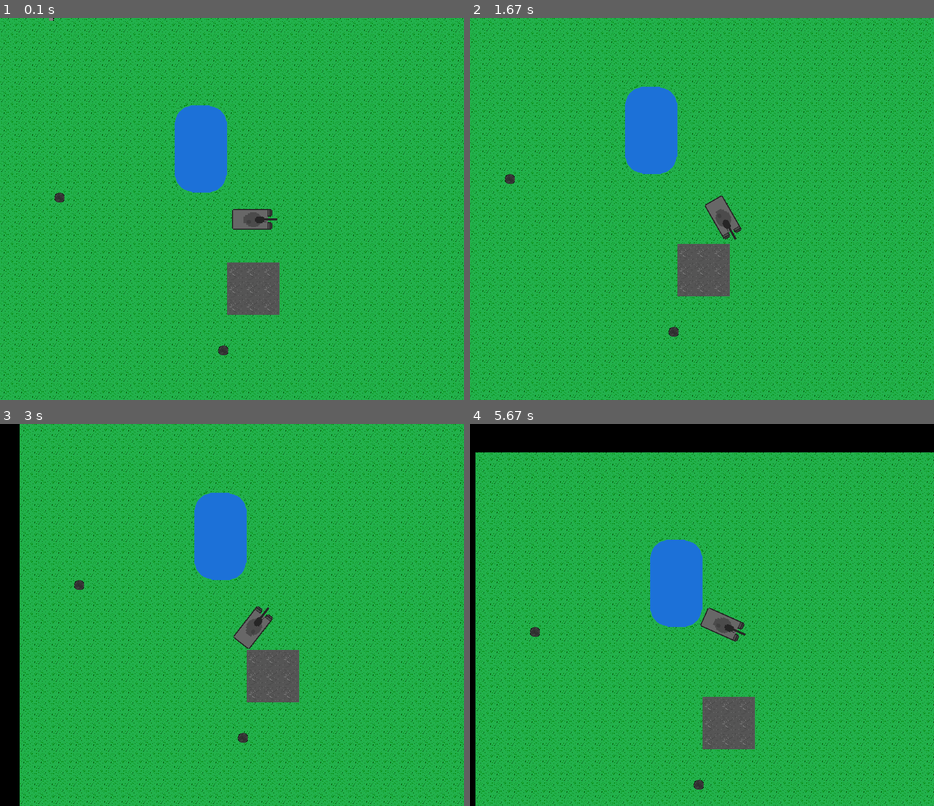
Above: before the commit, frames 1-4 (two rows, left to right).
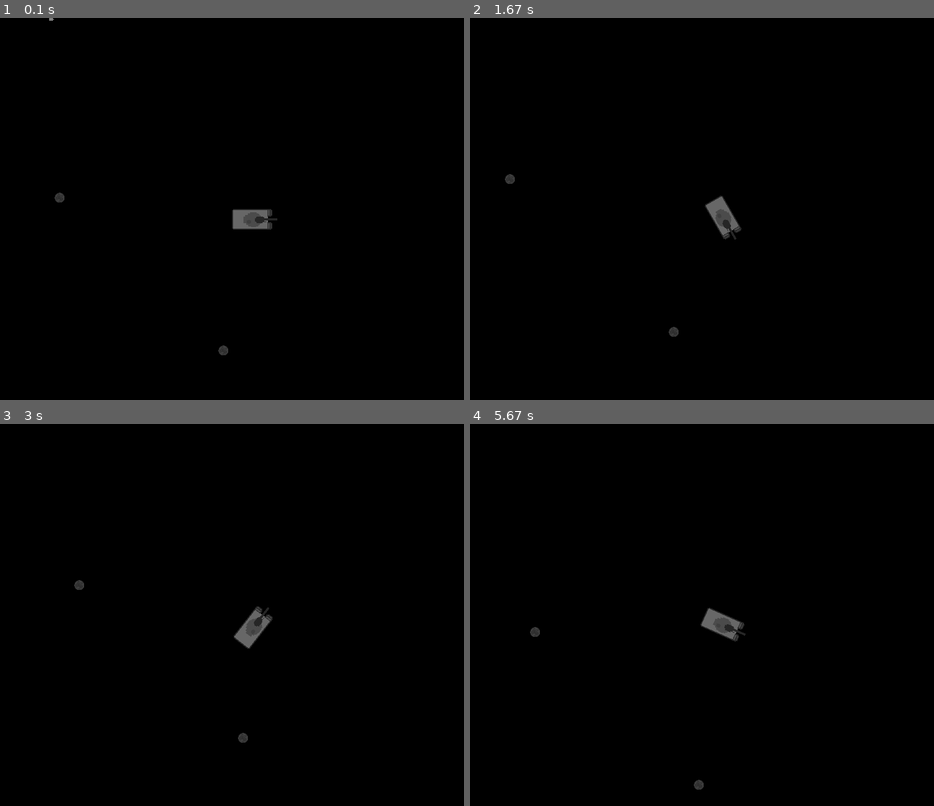
Above: after the commit, the same moments.

Repository: andrew-karppinen/pygame-simple-object
Game: pygame game, started from example.py
Two runs of this game, one before a commit and one after it. Both use one fixed random seed, a clock stepped at 60 frames per second and the inputs below.
Inputs:
- Up to frame 1 (0.1 s): no input
- Up to frame 2 (1.67 s): hold Right 0.33-0.8 s; hold Up 0.83-1.13 s; hold Right 1.17-1.63 s
- Up to frame 3 (3 s): hold Left 1.67-2.2 s; tap T at 1.82 s; hold Down 2.23-2.53 s; hold Left 2.57-2.97 s
- Up to frame 4 (5.67 s): hold Up 3-3.37 s; tap T at 3.15, 4.62 s; hold Right 3.4-4.03 s; hold Down 4.07-4.43 s; hold Left 4.47-4.93 s; hold Right 4.97-5.43 s; hold Up from 5.47 s (still down)

The runs differ from the first frame. In frame 1, 99% of the frame differs, in the area x 0-100%, y 0-100%; in frame 2, 99%; in frame 3, 95%; in frame 4, 91%.

Commit message:
incomplete!!! not working!!!
Update tilemap system
save tileset and tilesize in class variable

Diff:
--- a/example.py
+++ b/example.py
@@ -22,10 +22,11 @@
 
 objectslist = [mine,mine2,bullet,tank,map]
 
+
+
 AddCollision(tank,map) #add collisions
 AddCollision(tank,[mine,mine2])
 tank.AddCamera([mine,mine2,map])
-
 
 
 left = False
--- a/pygamesimpleobject/tile_class.py
+++ b/pygamesimpleobject/tile_class.py
@@ -1,40 +1,65 @@
 import pygame
 
 class Tile:
-    def __init__(self, image=None, object_size_x: int = 1, object_size_y: int = 1, position_x: int = 0,position_y: int = 0):  # constructor
+    #class variables
+    tileset = []
+
+    tilesize = (32,32) #x,y default: 32,32
+
+
+    def __init__(self, tilenumber, position_x: int = 0,position_y: int = 0):  # constructor
         self.position_x_ = position_x #screen position
         self.position_y_ = position_y
 
         self.coordinate_x_ = 0 #moving coordinate system
         self.coordinate_y_ = 0
         self.collision_objects_ = []
-        self.SetImage(image,object_size_x,object_size_y) #sets object image and object size
+
+        self.tilenumber_ = 0
+
+        Tile.tileset.insert(0,pygame.Surface(Tile.tilesize))
+
+
+        self.SetImage(tilenumber)  # sets object image and object size
 
         self.map_object_ = True # object is map
         self.map_setup_ = None #1 = no collision, 2 = collision,3 = layer 2(draw last, no collision)
         self.UpdateRect()
 
 
-    def SetImage(self,image = None,object_size_x:int = None,object_size_y:int = None):
 
-        if image != None: #if image given
-            self.image_ = image
-            self.original_image_  = image #used image rotation
+    def SetImage(self,tilenumber):
+
+        '''
+        Change tileimage
+        indexing start from 1
+        0 is noneimage
+        '''
 
 
-            self.object_size_y_ = image.get_height() #set object size to image size
-            self.object_size_x_ = image.get_width()
-            self.rect_ = self.image_.get_rect(center=(self.image_.get_width(), self.image_.get_height()))  #create rect object
+        if abs(tilenumber) > len(Tile.tileset): #invalid tilenumber
+            raise Exception("tilelist index out of range")
 
-        else: #if image no given
-            self.image_ = None
-            self.object_size_y_ = object_size_y
-            self.object_size_x_ = object_size_x
-
-            self.rect_ = pygame.Rect((0, 0), (1, 1)) #create rect object
+        self.tilenumber_ = tilenumber
 
 
+        self.rect_ = Tile.tileset[self.tilenumber_-1].get_rect(center=(Tile.tilesize[0], Tile.tilesize[1]))  #create rect object
+
+
+    @property
+    def image_(self):
+
+
+        return Tile.tileset[self.tilenumber_]
+    @property
+    def object_size_x_(self):
+        return Tile.tilesize[0]
+    @property
+    def object_size_y_(self):
+        return Tile.tilesize[1]
+
     def UpdateRect(self):
+
         # position --> rect
         self.rect_[0] = self.position_x_
         self.rect_[1] = self.position_y_
--- a/pygamesimpleobject/tilemap.py
+++ b/pygamesimpleobject/tilemap.py
@@ -149,7 +149,7 @@
     1,2,1,1,1,2,1,0c,0c,0c
 
     number = tile image
-    0 = no image
+    0 = no image (image is only black)
 
     char:
     a = no collision
@@ -169,6 +169,8 @@
 
     objectlist = []
 
+    Tile.tileset = images #set tileset to Tile class
+    Tile.tilesize = tilesize #set tilesize to Tile class
 
     #make tiles objects
     for y in range(rowcout):
@@ -186,9 +188,9 @@
 
             if char != "d": #create objects
                 if number == 0: #if no image
-                    objectlist.append(Tile(image = None,position_x=x*tilesize[0],position_y=y*tilesize[1]))
+                    objectlist.append(Tile(0,position_x=x*tilesize[0],position_y=y*tilesize[1]))
                 else:
-                    objectlist.append(Tile(image = images[number-1].copy(),position_x=x*tilesize[0],position_y=y*tilesize[1]))
+                    objectlist.append(Tile(number,position_x=x*tilesize[0],position_y=y*tilesize[1]))
 
 
                 if char == "a": #no collision tile
